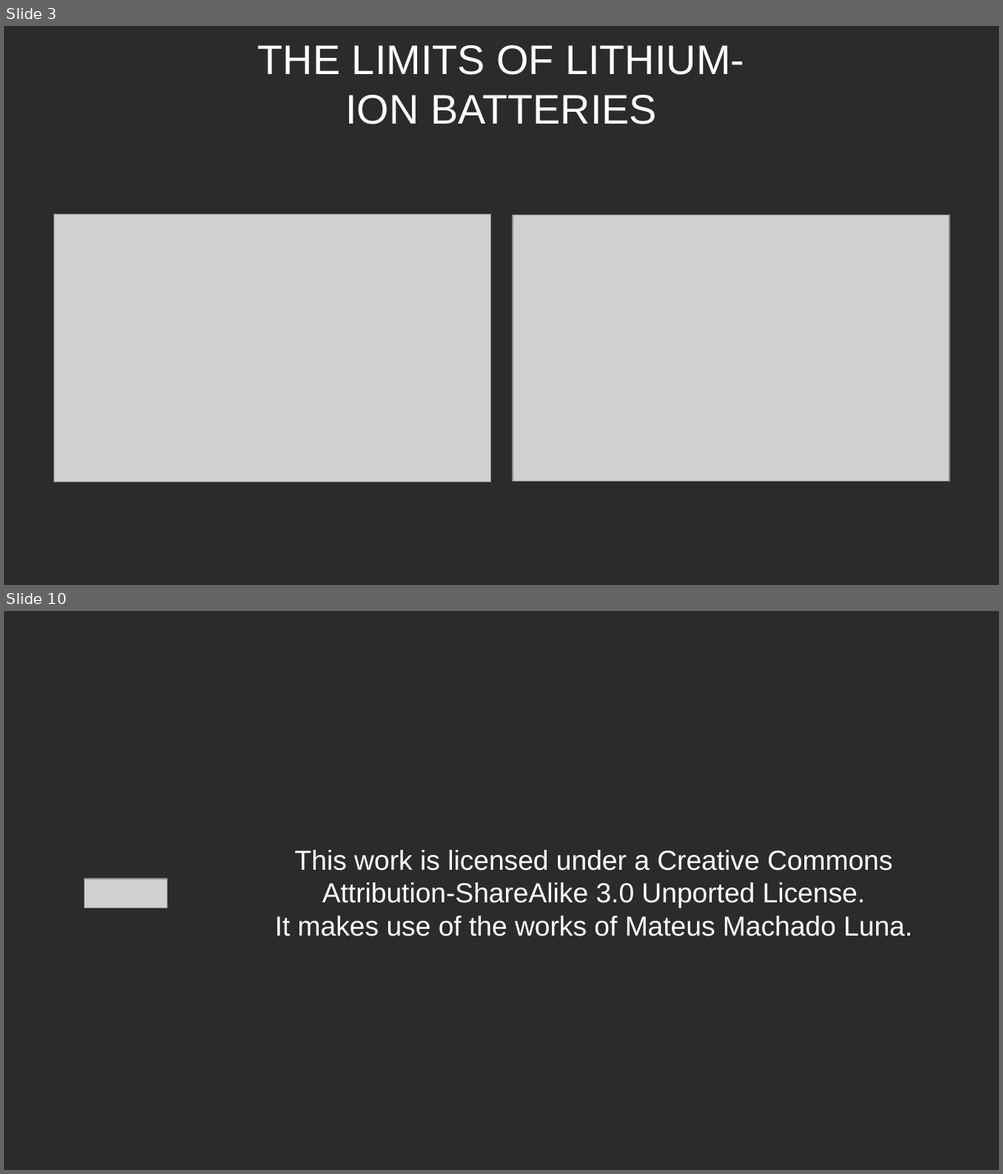
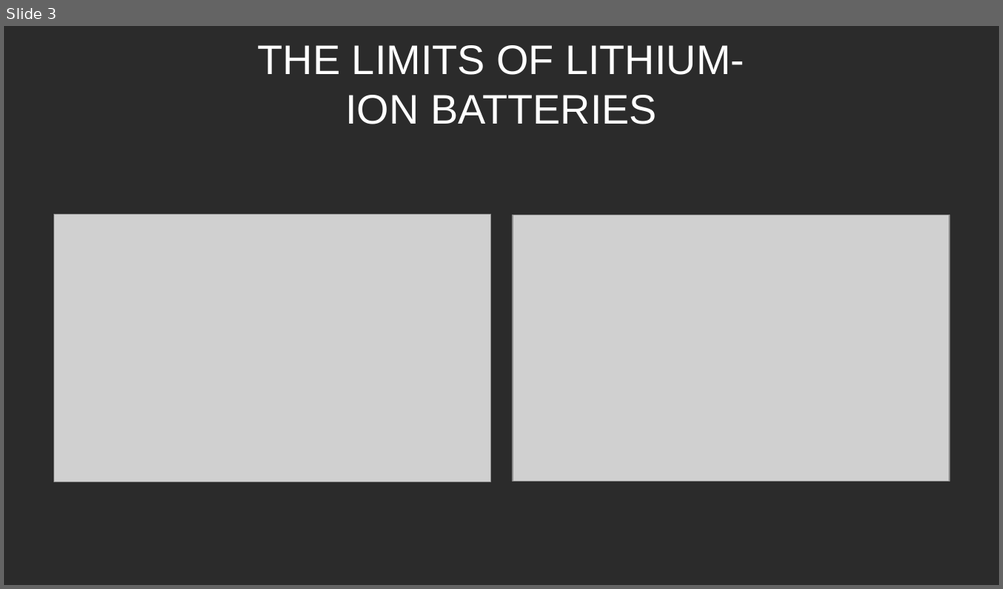
Before and after one commit to mnahm5/Al-water-masters-proposal, a slide deck: Pitch Deck.odp. Shown one above the other, each under a label of ours: slides 3 and 10 before the commit, slide 3 after it; the slides between them are not shown. The pictures are 1003x1174 and 1003x589 pixels, drawn with LibreOffice and Linux fonts; fonts in the diff are those of the drawing; grey boxes stand for pictures; background and template pictures are left out; a plain dark background stands for a picture behind light text. Boxes give left, top, right and bottom in pixels: in the first picture for what was removed or moved away, otherwise in the second. Text is boxed around its words. In the diff, an @@ line names an element or a change of style, - is before the commit and + after.

```diff
--- a/Pitch Deck.odp
+++ b/Pitch Deck.odp
@@ slide 10 removed at <box>4,611,999,1170</box>, background picture (left out) @@
@@ title removed at <box>275,850,912,937</box> @@
-This work is licensed under a Creative Commons Attribution-ShareAlike 3.0 Unported License.
-It makes use of the works of Mateus Machado Luna.
@@ picture removed at <box>85,879,168,908</box> @@
```
Also in this commit, not shown: 1 slide changed, 4 slides added, 6 other files.
